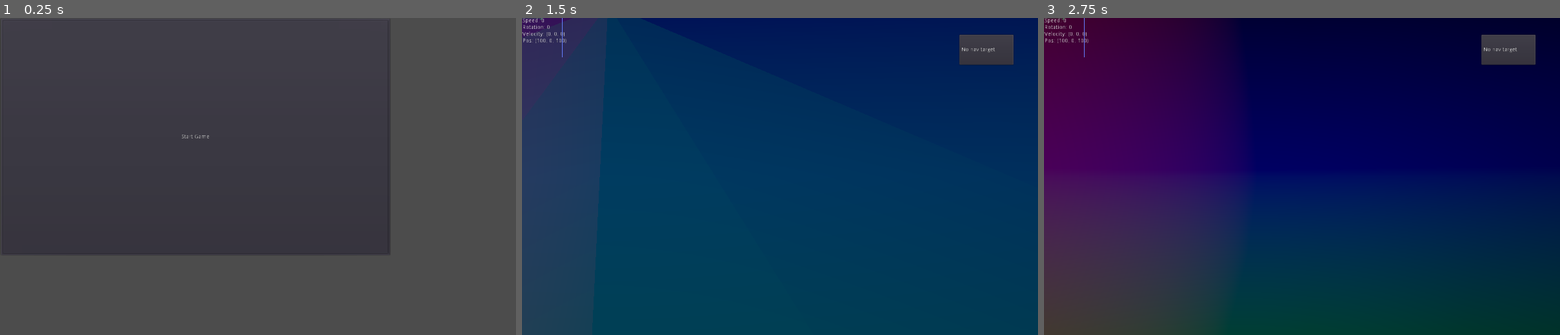
Above: before the commit, frames 1-3 (left to right).
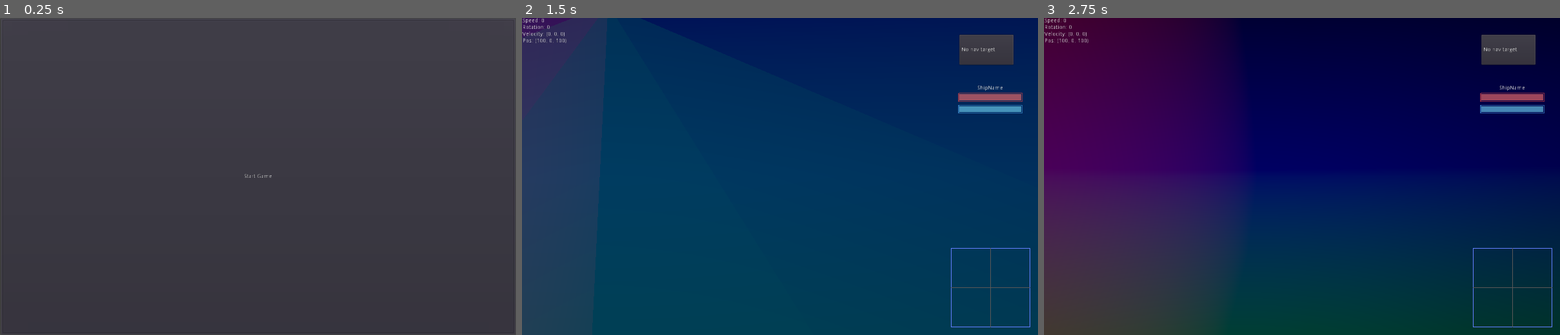
Above: after the commit, the same moments.

Repository: wraitii/WindRider
Game: Godot game, scene res://source/gui/MainMenu.tscn
Two runs of this game, one before a commit and one after it. Both use one fixed random seed, a clock stepped at 60 frames per second and the inputs below.
Inputs:
- Up to frame 1 (0.25 s): no input
- Up to frame 2 (1.5 s): click "Start Game" at 0.5 s; tap Enter (ship_dock) at 1.25, 1.35 s; hold Right (ship_rotate_right) from 1.28 s (still down)
- Up to frame 3 (2.75 s): tap Escape (ship_reset_systems) at 2 s; release Right (ship_rotate_right) at 2.03 s; hold Down (ship_reverse) from 2.03 s (still down); tap C (switch_camera) at 2.1 s

The runs differ from the first frame. In frame 1, 0.6% of the frame differs, in the area x 0-100%, y 0-100%; in frame 2, 0.8%, in the area x 0-99%, y 0-98%; in frame 3, 0.8%.
Error in both runs: Unable to iterate on object of type 'Nil'. (res://source/game/Galaxy.gd:10)

Commit message:
improve GUI, add shields and armour status bars

Diff:
--- a/source/game/Ship.gd
+++ b/source/game/Ship.gd
@@ -1,35 +1,27 @@
 extends RigidBody
 
+signal got_chat(convo, sender, chatData)
+
 const NavSystem = preload('res://source/game/NavSystem.gd')
-
 const Docking = preload('res://source/game/comms/Docking.gd')
 const JumpZone = preload('res://source/game/JumpZone.gd')
-
 const Graphics = preload('res://source/graphics/Ship.tscn')
 
 var ID;
 export (String) var shipDataName;
 
-
 var dockingProcedure = null
-
-var lastSystem = null;
-var currentSystem = null;
-var dockedAt = null;
-
-var hyperNavigating = null;
-var docking = null;
 
 # subsystems shorthand
 var navSystem;
 var shipStats;
 
-signal got_chat(convo, sender, chatData)
-
-signal docked(ID, at)
-signal undocked(ID, from)
-signal jumped(ID, from)
-signal unjumped(ID, into)
+## Ship caracteristics
+var shields = null;
+var armour = null;
+
+func stat(stat):
+	return shipStats.get(stat)
 
 func _init():
 	set_angular_damp(1.0);
@@ -45,14 +37,14 @@
 	var data = Core.shipsData.get(name)
 	shipStats.init(data)
 
+	shields = stat('max_shields')
+	armour = stat('max_armour')
+
 	get_node('ShipGraphics').init(data)
 	pass
 
 func _process(delta):
 	pass
-
-func stat(stat):
-	return shipStats.get(stat)
 
 ##############################
 ##############################
@@ -94,6 +86,16 @@
 ##############################
 ## Jumping-related helpers
 
+var lastSystem = null;
+var currentSystem = null;
+var dockedAt = null;
+var hyperNavigating = null;
+var docking = null;
+signal docked(ID, at)
+signal undocked(ID, from)
+signal jumped(ID, from)
+signal unjumped(ID, into)
+
 class HypernavigationData:
 	var method = null;
 	var to = null;
--- a/source/game/gui/Radar.gd
+++ b/source/game/gui/Radar.gd
@@ -10,12 +10,13 @@
 
 	## TODO: Handle rotations of the ship in Follow mode
 
+
 	var velocity = playerShip.get_linear_velocity()
 	velocity = Vector2(velocity.x, -velocity.z);
 	var angle = velocity.normalized().angle_to(Vector2(1,0))
-	get_node('Radar/center/movementArrow').rotation = angle
+	get_node('center/movementArrow').rotation = angle
 	var scaleR = playerShip.get_linear_velocity().length() / playerShip.stat('max_speed');
-	get_node('Radar/center/movementArrow').scale = Vector2(scaleR, scaleR)
+	get_node('center/movementArrow').scale = Vector2(scaleR, scaleR)
 
 
 	var landables = get_tree().get_nodes_in_group('Landables')
@@ -39,7 +40,7 @@
 			]
 			pixel.scale = Vector2(3,3)
 			pixel.color = Color(1, 1, 0)
-			get_node('Radar/center').add_child(pixel)
+			get_node('center').add_child(pixel)
 			radar[id] = pixel
 		var p = (l.translation - playerShip.translation)
 		pixel.position = Vector2(p.x, p.z) * 0.5
--- a/source/game/gui/Radar.tscn
+++ b/source/game/gui/Radar.tscn
@@ -19,6 +19,7 @@
 margin_top = 100.0
 
 [node name="movementArrow" type="Line2D" parent="Radar/center"]
+visible = false
 points = PoolVector2Array( 0, 0, 50, 0, 45, 5, 50, 0, 45, -5 )
 width = 2.0
 default_color = Color( 0.317647, 0.760784, 0.431373, 0.313726 )
@@ -32,7 +33,6 @@
 texture_mode = 45
 
 [node name="playerCross" type="Line2D" parent="Radar"]
-position = Vector2( -1.17493, 0 )
 points = PoolVector2Array( 0, 100, 200, 100, 100, 100, 100, 0, 100, 200 )
 width = 1.0
 default_color = Color( 0.356863, 0.345098, 0.344196, 1 )
--- /dev/null
+++ b/source/game/gui/ShipStatus.gd
@@ -0,0 +1,11 @@
+extends Container
+
+func _process(delta):
+	var ship = Core.gameState.playerShip
+	if !ship:
+		return
+
+	## TODO : ship name
+
+	get_node('Shields/ShieldsBar').scale = Vector2(ship.shields / ship.stat('max_shields'),1)
+	get_node('Armour/ArmourBar').scale = Vector2(ship.armour / ship.stat('max_armour'),1)
--- /dev/null
+++ b/source/game/gui/ShipStatusGUI.tscn
@@ -0,0 +1,44 @@
+[gd_scene load_steps=2 format=2]
+
+[ext_resource path="res://source/game/gui/ShipStatus.gd" type="Script" id=1]
+
+[node name="ShipStatusGUI" type="Control"]
+grow_horizontal = 0
+grow_vertical = 0
+
+[node name="Container" type="Container" parent="."]
+margin_left = -100.0
+margin_right = 100.0
+margin_bottom = 300.0
+rect_clip_content = true
+script = ExtResource( 1 )
+
+[node name="Label" type="Label" parent="Container"]
+anchor_right = 1.0
+margin_top = 10.0
+text = "ShipName"
+align = 1
+
+[node name="Shields" type="Line2D" parent="Container"]
+position = Vector2( 100, 40 )
+points = PoolVector2Array( -80, -10, 80, -10, 80, 10, -80, 10, -80, -10 )
+width = 2.0
+default_color = Color( 0.917647, 0.286275, 0.286275, 0.576471 )
+texture_mode = 0
+
+[node name="ShieldsBar" type="Polygon2D" parent="Container/Shields"]
+position = Vector2( -78, 0 )
+polygon = PoolVector2Array( 0, 8, 156, 8, 156, -8, 0, -8 )
+color = Color( 0.917647, 0.407843, 0.407843, 0.67451 )
+
+[node name="Armour" type="Line2D" parent="Container"]
+position = Vector2( 100, 70 )
+points = PoolVector2Array( -80, -10, 80, -10, 80, 10, -80, 10, -80, -10 )
+width = 2.0
+default_color = Color( 0.286275, 0.635294, 0.917647, 0.576471 )
+texture_mode = 0
+
+[node name="ArmourBar" type="Polygon2D" parent="Container/Armour"]
+position = Vector2( -78, 0 )
+polygon = PoolVector2Array( 0, 8, 156, 8, 156, -8, 0, -8 )
+color = Color( 0.407843, 0.784314, 0.917647, 0.67451 )
--- a/source/game/ingame.tscn
+++ b/source/game/ingame.tscn
@@ -7,6 +7,7 @@
 [ext_resource path="res://source/game/Speed.gd" type="Script" id=5]
 [ext_resource path="res://source/game/gui/NavSystem.tscn" type="PackedScene" id=6]
 [ext_resource path="res://source/game/gui/Radar.tscn" type="PackedScene" id=7]
+[ext_resource path="res://source/game/gui/ShipStatusGUI.tscn" type="PackedScene" id=8]
 
 [sub_resource type="ImageTexture" id=1]
 
@@ -64,3 +65,21 @@
 anchor_bottom = 0.05
 
 [node name="RadarCenter" parent="." instance=ExtResource( 7 )]
+anchor_left = 1.0
+anchor_top = 1.0
+anchor_right = 1.0
+anchor_bottom = 1.0
+margin_left = -120.0
+margin_top = -120.0
+margin_right = -120.0
+margin_bottom = -120.0
+
+[node name="ShipStatusGUI" parent="." instance=ExtResource( 8 )]
+anchor_left = 1.0
+anchor_top = 0.2
+anchor_right = 1.0
+anchor_bottom = 0.2
+margin_left = -120.0
+margin_right = -120.0
+grow_horizontal = 1
+grow_vertical = 1
--- a/source/gui/MainMenu.tscn
+++ b/source/gui/MainMenu.tscn
@@ -3,15 +3,15 @@
 [ext_resource path="res://source/gui/MainMenu.gd" type="Script" id=1]
 
 [node name="MainMenu" type="PanelContainer"]
-margin_right = 984.0
-margin_bottom = 600.0
+anchor_right = 1.0
+anchor_bottom = 1.0
 script = ExtResource( 1 )
 
 [node name="Label" type="Label" parent="."]
 margin_left = 7.0
-margin_top = 293.0
-margin_right = 977.0
-margin_bottom = 307.0
+margin_top = 393.0
+margin_right = 1293.0
+margin_bottom = 407.0
 text = "WindRider"
 align = 1
 valign = 1
@@ -19,8 +19,8 @@
 [node name="StartGame" type="Button" parent="."]
 margin_left = 7.0
 margin_top = 7.0
-margin_right = 977.0
-margin_bottom = 593.0
+margin_right = 1293.0
+margin_bottom = 793.0
 text = "Start Game"
 
 [connection signal="button_up" from="StartGame" to="." method="_on_StartGame_button_up"]
Not shown: 1 places in source/game/ingame.tscn that only renumber resources
